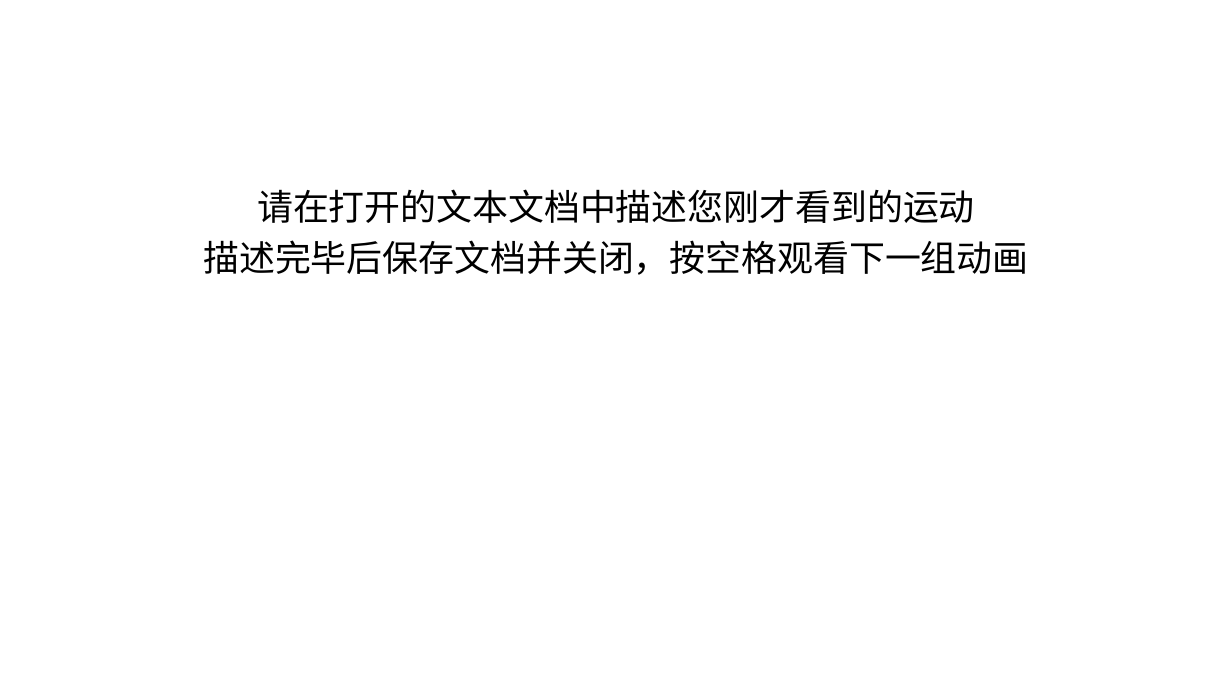
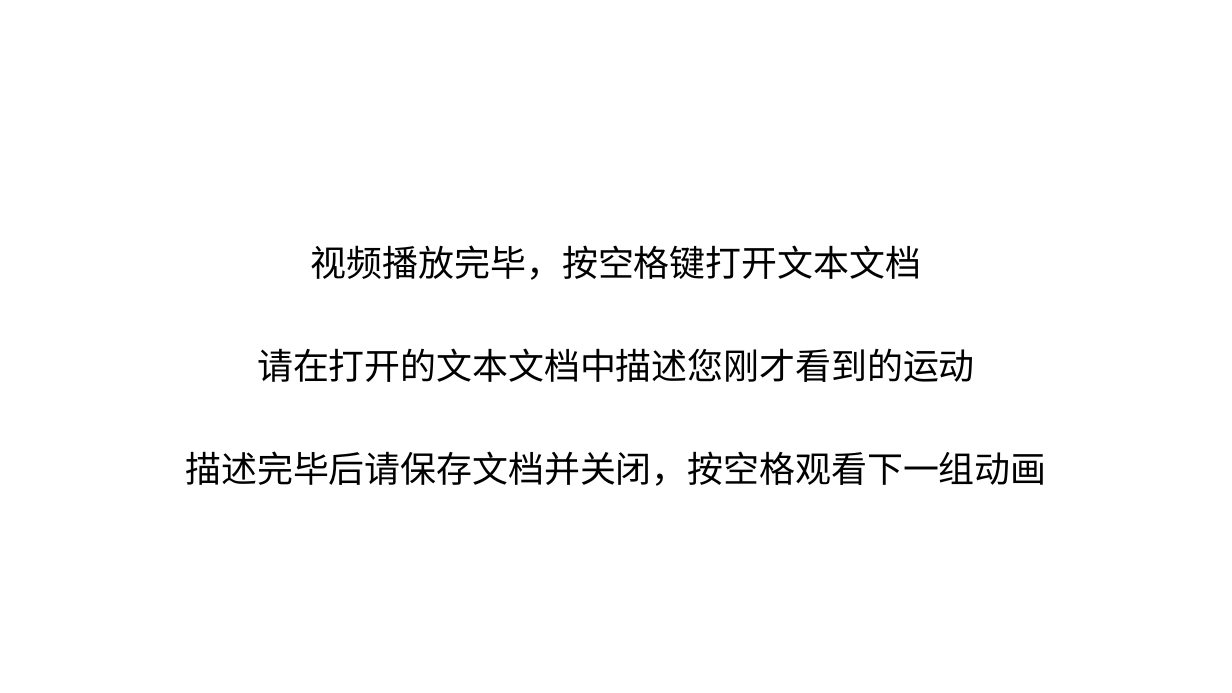
Before and after one commit to chengshaozhe/ChasingDetectionExp, a slide deck: slide 2 of exec/ReportIntroduction.pptx (slide 3 before the commit). Drawn at 1232x693 pixels with LibreOffice and Linux fonts; fonts in the diff are those of the drawing. Boxes give left, top, right and bottom in pixels: in the first picture for what was removed or moved away, otherwise in the second. Text is boxed around its words. In the diff, an @@ line names an element or a change of style, - is before the commit and + after.

```diff
--- a/exec/ReportIntroduction.pptx
+++ b/exec/ReportIntroduction.pptx
@@ text at (311, 245, 921, 280): paragraph added @@
+视频播放完毕，按空格键打开文本文档
@@ text at (185, 451, 1046, 486): text changed @@
-描述完毕后保存文档并关闭，按空格观看下一组动画
+描述完毕后请保存文档并关闭，按空格观看下一组动画
```
Also in this commit, not shown: 1 slide added, 2 slides removed, 10 other files.
